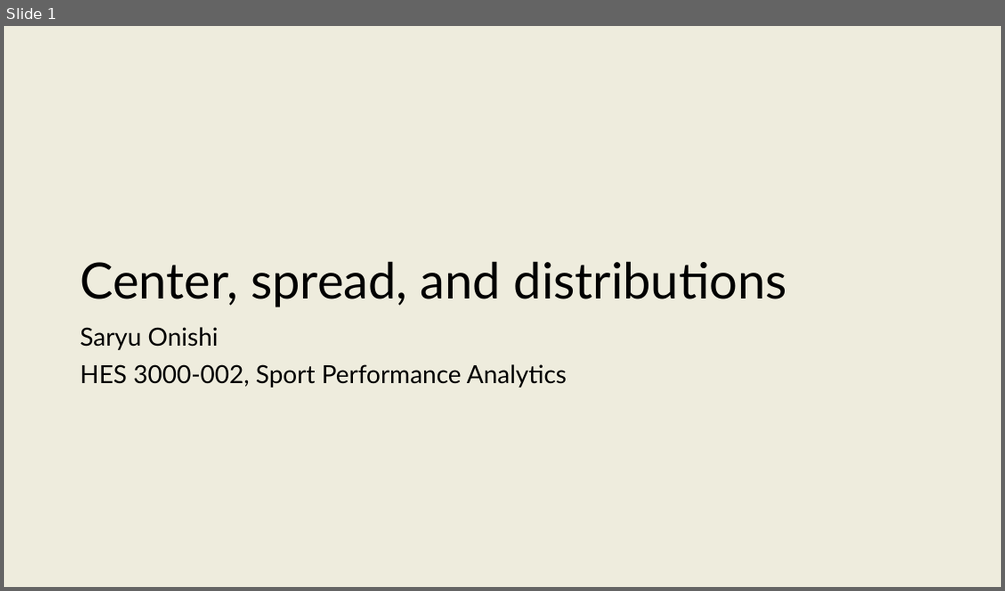
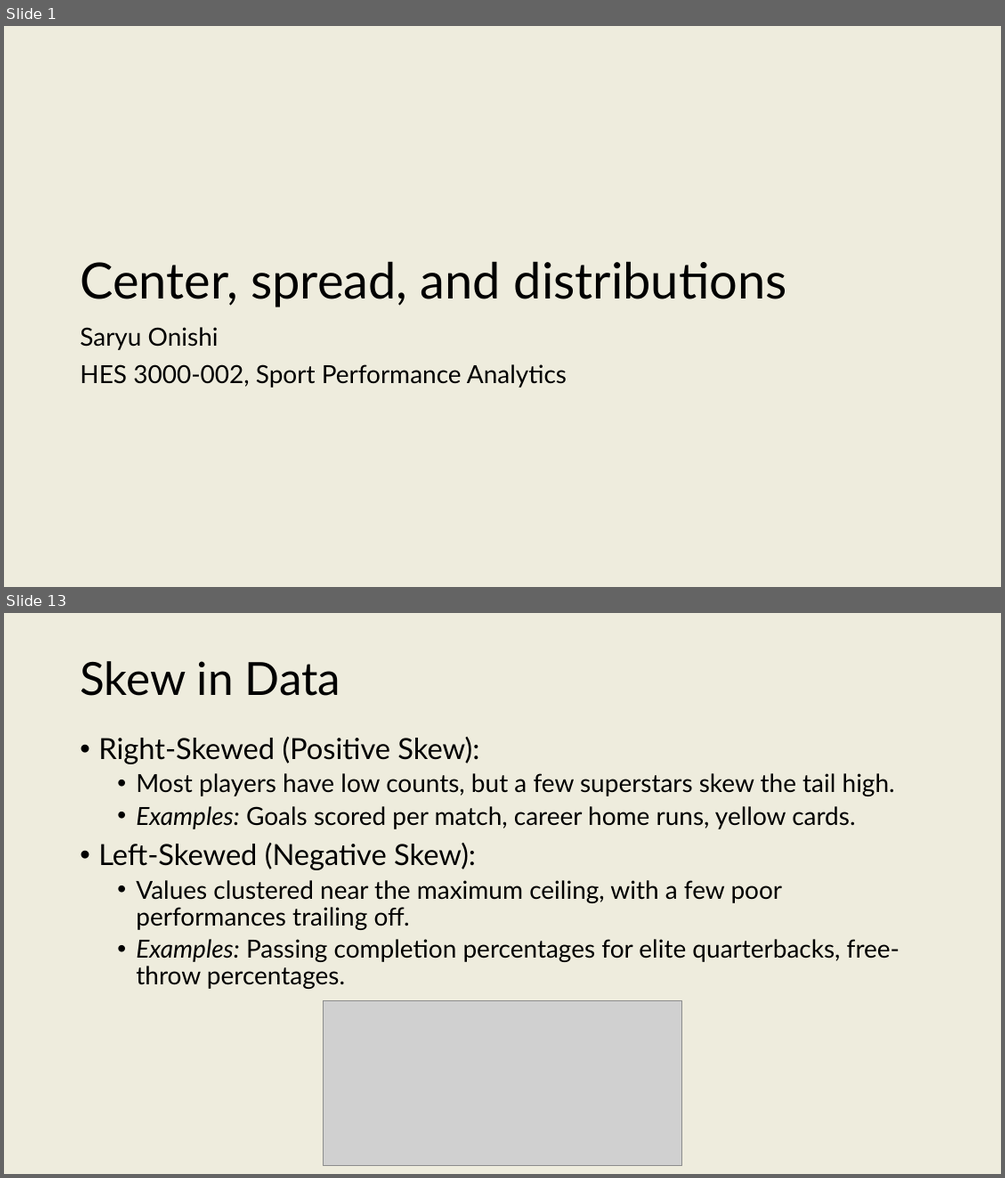
Before and after one commit to onishisaryu/HES-3000-Sports-Data-Analytics, a slide deck: pptx/Lecture8.pptx. Shown one above the other, each under a label of ours: slide 1 before the commit, slides 1 and 13 after it; the slides between them are not shown. The pictures are 1005x591 and 1005x1178 pixels, drawn with LibreOffice and Linux fonts; fonts in the diff are those of the drawing; grey boxes stand for pictures. Boxes give left, top, right and bottom in pixels: in the first picture for what was removed or moved away, otherwise in the second. Text is boxed around its words. In the diff, an @@ line names an element or a change of style, - is before the commit and + after.

```diff
--- a/pptx/Lecture8.pptx
+++ b/pptx/Lecture8.pptx
@@ slide 13 added at box(4, 613, 1001, 1174), background #EEECDD @@
@@ title added at box(80, 661, 341, 696), 44 pt, text #000000 @@
+Skew in Data
@@ text added at box(98, 737, 899, 989), 24 pt, text #000000 @@
+• Right-Skewed (Positive Skew):
+  • Most players have low counts, but a few superstars skew the tail high.
+  • Examples: Goals scored per match, career home runs, yellow cards.
+• Left-Skewed (Negative Skew):
+  • Values clustered near the maximum ceiling, with a few poor performances trailing off.
+  • Examples: Passing completion percentages for elite quarterbacks, free-throw percentages.
@@ picture added at box(324, 1001, 681, 1166) @@
```
Also in this commit, not shown: 34 other slides added, 3 slides removed, 2 other files.
